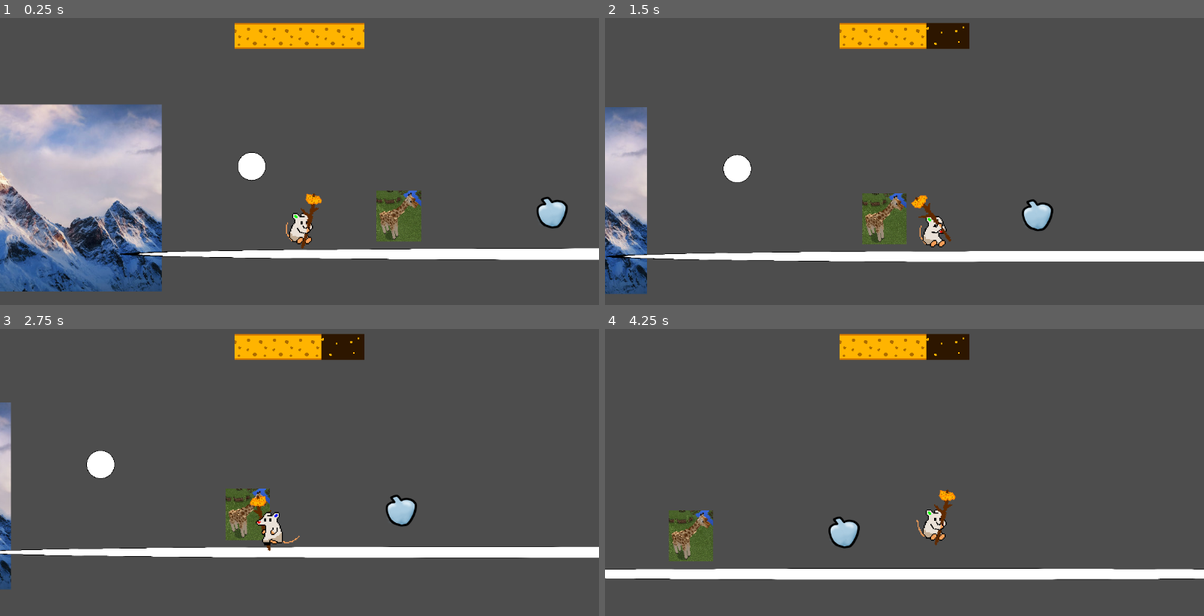
Above: before the commit, frames 1-4 (two rows, left to right).
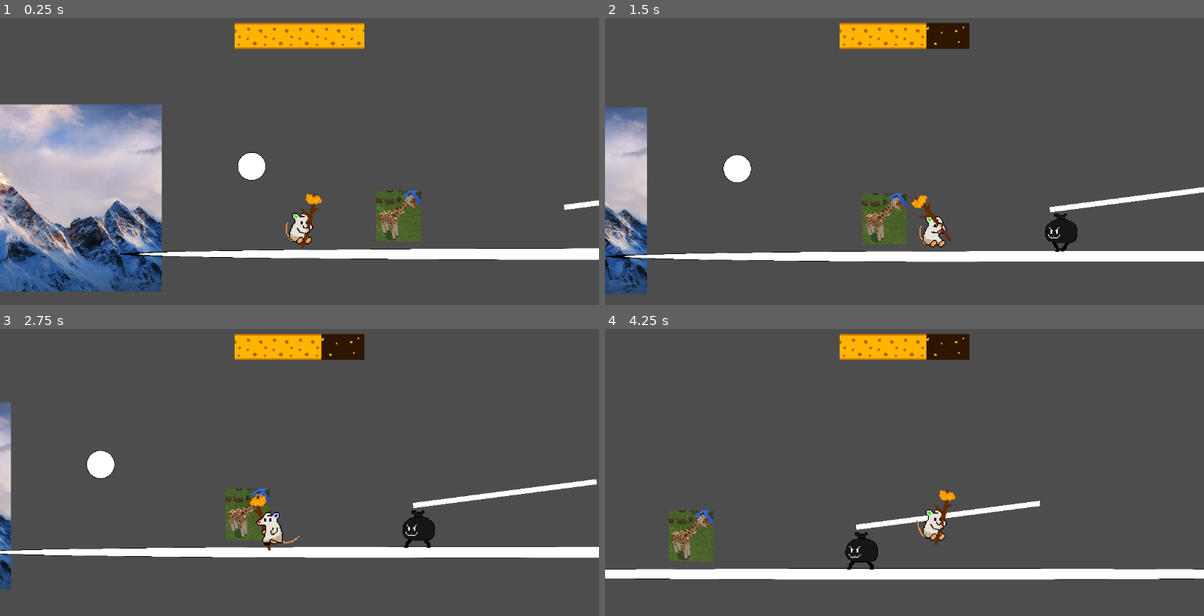
Above: after the commit, the same moments.

Repository: Jedikoops/gamejam
Game: Godot game, scene res://prefabs/guybigsticl.tscn
Two runs of this game, one before a commit and one after it. Both use one fixed random seed, a clock stepped at 60 frames per second and the inputs below.
Inputs:
- Up to frame 1 (0.25 s): no input
- Up to frame 2 (1.5 s): hold E (Interact) 0.53-1.28 s; hold D (move_right) from 0.53 s (still down); tap Space (jump) at 0.77 s; tap R (attack) at 1.35 s
- Up to frame 3 (2.75 s): tap Space (jump) at 1.52 s; release D (move_right) at 2.03 s; hold A (move_left) from 2.03 s (still down); hold E (Interact) from 2.03 s (still down)
- Up to frame 4 (4.25 s): release A (move_left) at 2.78 s; release E (Interact) at 2.78 s; hold D (move_right) from 2.78 s (still down); tap R (attack) at 2.85 s; tap Space (jump) at 3.02, 3.77 s; hold E (Interact) from 3.53 s (still down)

The runs differ from the first frame. In frame 1, 0.5% of the frame differs, in the area x 89-100%, y 62-74%; in frame 2, 1.4%; in frame 3, 1.4%, in the area x 64-100%, y 52-77%; in frame 4, 1.4%.

Commit message:
garbage patrol working

Diff:
--- a/garbage can/trashbag.gd
+++ /dev/null
@@ -1,11 +0,0 @@
-extends Area2D
-
-
-# Called when the node enters the scene tree for the first time.
-func _ready() -> void:
-	pass # Replace with function body.
-
-
-# Called every frame. 'delta' is the elapsed time since the previous frame.
-func _process(delta: float) -> void:
-	pass
--- a/prefabs/guybigsticl.tscn
+++ b/prefabs/guybigsticl.tscn
@@ -9,8 +9,9 @@
 [ext_resource type="AudioStream" uid="uid://ptj4k3es8qp4" path="res://bonksf.mp3" id="5_ic1wf"]
 [ext_resource type="PackedScene" uid="uid://boe08j1nsmg2b" path="res://prefabs/player_body.tscn" id="6_r405y"]
 [ext_resource type="Script" uid="uid://cxovqajwuebwv" path="res://scripts/reactive_text.gd" id="7_tl8b1"]
-[ext_resource type="Texture2D" uid="uid://c75p5haimuao3" path="res://apple.png" id="10_06i16"]
-[ext_resource type="Script" uid="uid://dpxqhvq5ks8de" path="res://garbage can/trashbag.gd" id="10_ic1wf"]
+[ext_resource type="Script" uid="uid://betl1i82l8ml7" path="res://scripts/enemy_hurt_component.gd" id="8_r405y"]
+[ext_resource type="Script" uid="uid://dpxqhvq5ks8de" path="res://scripts/trashbag.gd" id="10_ic1wf"]
+[ext_resource type="Texture2D" uid="uid://da330djd8oj53" path="res://garbage can/GarbageWalk.png" id="12_r405y"]
 
 [sub_resource type="RectangleShape2D" id="RectangleShape2D_r43ak"]
 size = Vector2(535, 20)
@@ -84,8 +85,61 @@
 [sub_resource type="CircleShape2D" id="CircleShape2D_4np2h"]
 radius = 22.2036
 
+[sub_resource type="AtlasTexture" id="AtlasTexture_r405y"]
+atlas = ExtResource("12_r405y")
+region = Rect2(0, 0, 256, 256)
+
+[sub_resource type="AtlasTexture" id="AtlasTexture_tl8b1"]
+atlas = ExtResource("12_r405y")
+region = Rect2(256, 0, 256, 256)
+
+[sub_resource type="AtlasTexture" id="AtlasTexture_nrrmd"]
+atlas = ExtResource("12_r405y")
+region = Rect2(0, 256, 256, 256)
+
+[sub_resource type="AtlasTexture" id="AtlasTexture_5kmqt"]
+atlas = ExtResource("12_r405y")
+region = Rect2(256, 256, 256, 256)
+
+[sub_resource type="AtlasTexture" id="AtlasTexture_h6013"]
+atlas = ExtResource("12_r405y")
+region = Rect2(0, 512, 256, 256)
+
+[sub_resource type="AtlasTexture" id="AtlasTexture_eir1n"]
+atlas = ExtResource("12_r405y")
+region = Rect2(256, 512, 256, 256)
+
+[sub_resource type="SpriteFrames" id="SpriteFrames_pk8uv"]
+animations = [{
+"frames": [{
+"duration": 1.0,
+"texture": SubResource("AtlasTexture_r405y")
+}, {
+"duration": 1.0,
+"texture": SubResource("AtlasTexture_tl8b1")
+}, {
+"duration": 1.0,
+"texture": SubResource("AtlasTexture_nrrmd")
+}, {
+"duration": 1.0,
+"texture": SubResource("AtlasTexture_5kmqt")
+}, {
+"duration": 1.0,
+"texture": SubResource("AtlasTexture_h6013")
+}, {
+"duration": 1.0,
+"texture": SubResource("AtlasTexture_eir1n")
+}],
+"loop": true,
+"name": &"default",
+"speed": 8.0
+}]
+
 [sub_resource type="CircleShape2D" id="CircleShape2D_06i16"]
 radius = 37.0
+
+[sub_resource type="RectangleShape2D" id="RectangleShape2D_r405y"]
+size = Vector2(240, 72)
 
 [node name="Node2D" type="Node2D"]
 
@@ -103,6 +157,8 @@
 [node name="Floor" type="StaticBody2D" parent="."]
 position = Vector2(905, 355)
 scale = Vector2(3.56, 1)
+collision_layer = 3
+collision_mask = 3
 
 [node name="CollisionShape2D" type="CollisionShape2D" parent="Floor"]
 position = Vector2(-3, 0)
@@ -144,8 +200,11 @@
 [node name="CollisionShape2D" type="CollisionShape2D" parent="Giraffe/HitBox"]
 shape = SubResource("RectangleShape2D_40m2s")
 
-[node name="AudioStreamPlayer" type="AudioStreamPlayer" parent="Giraffe"]
+[node name="enemy_hurt" type="AudioStreamPlayer" parent="Giraffe" node_paths=PackedStringArray("anim")]
 stream = ExtResource("5_ic1wf")
+script = ExtResource("8_r405y")
+anim = NodePath("../AnimGiraffe")
+metadata/_custom_type_script = "uid://betl1i82l8ml7"
 
 [node name="PlayerBody" parent="." instance=ExtResource("6_r405y")]
 position = Vector2(284, 274)
@@ -185,18 +244,47 @@
 scale = Vector2(0.08, 0.08)
 texture = ExtResource("2_4np2h")
 
-[node name="Area2D" type="Area2D" parent="."]
-position = Vector2(770, 275)
+[node name="GarbageEnemy" type="Node" parent="."]
+
+[node name="GarbageBag" type="CharacterBody2D" parent="GarbageEnemy"]
+position = Vector2(999, 149)
+collision_layer = 2
+collision_mask = 2
 script = ExtResource("10_ic1wf")
 
-[node name="Sprite2D" type="Sprite2D" parent="Area2D"]
-texture = ExtResource("10_06i16")
-
-[node name="CollisionShape2D" type="CollisionShape2D" parent="Area2D"]
+[node name="Line2D" type="Line2D" parent="GarbageEnemy/GarbageBag"]
+top_level = true
+points = PackedVector2Array(1146, 219, 793, 265)
+metadata/_edit_lock_ = true
+
+[node name="Sprite2D" type="AnimatedSprite2D" parent="GarbageEnemy/GarbageBag"]
+position = Vector2(0, -5)
+scale = Vector2(0.39, 0.39)
+sprite_frames = SubResource("SpriteFrames_pk8uv")
+autoplay = "default"
+frame_progress = 0.639586
+flip_h = true
+
+[node name="CollisionShape2D" type="CollisionShape2D" parent="GarbageEnemy/GarbageBag"]
 shape = SubResource("CircleShape2D_06i16")
 
+[node name="enemy_hurt" type="AudioStreamPlayer" parent="GarbageEnemy/GarbageBag"]
+stream = ExtResource("5_ic1wf")
+script = ExtResource("8_r405y")
+metadata/_custom_type_script = "uid://betl1i82l8ml7"
+
+[node name="detect_player" type="Area2D" parent="GarbageEnemy/GarbageBag"]
+position = Vector2(1, -23)
+
+[node name="CollisionShape2D" type="CollisionShape2D" parent="GarbageEnemy/GarbageBag/detect_player"]
+position = Vector2(67, 24)
+shape = SubResource("RectangleShape2D_r405y")
+debug_color = Color(0.943319, 0.73952, 0.900685, 0.42)
+
 [connection signal="body_entered" from="Giraffe/HurtPlayer" to="Giraffe/HurtPlayer" method="_on_body_entered"]
+[connection signal="ded" from="Giraffe/enemy_hurt" to="Giraffe" method="_on_enemy_hurt_ded"]
 [connection signal="player_ouchie" from="PlayerBody" to="UI" method="_on_player_body_player_ouchie"]
 [connection signal="body_entered" from="Reactive Text" to="Reactive Text" method="_on_body_entered"]
 [connection signal="body_exited" from="Reactive Text" to="Reactive Text" method="_on_body_exited"]
 [connection signal="body_entered" from="HurtPlayer" to="HurtPlayer" method="_on_body_entered"]
+[connection signal="body_entered" from="GarbageEnemy/GarbageBag/detect_player" to="GarbageEnemy/GarbageBag" method="_on_detect_player_body_entered"]
--- a/prefabs/player_body.tscn
+++ b/prefabs/player_body.tscn
@@ -547,12 +547,13 @@
 [node name="CollisionShape2D" type="CollisionShape2D" parent="."]
 shape = SubResource("CircleShape2D_n5ntd")
 
-[node name="Area2D" type="Area2D" parent="."]
+[node name="DialougeTrigger" type="Area2D" parent="."]
 collision_layer = 128
 collision_mask = 0
 
-[node name="CollisionShape2D" type="CollisionShape2D" parent="Area2D"]
+[node name="CollisionShape2D" type="CollisionShape2D" parent="DialougeTrigger"]
 shape = SubResource("CircleShape2D_kf6ff")
 
 [connection signal="player_dead" from="." to="." method="_on_player_dead"]
 [connection signal="area_entered" from="PlayerAnchor/Shoulder/WeaponAnchor/Area2D" to="." method="_on_area_2d_area_entered"]
+[connection signal="body_entered" from="PlayerAnchor/Shoulder/WeaponAnchor/Area2D" to="." method="_on_area_2d_body_entered"]
--- /dev/null
+++ b/scripts/enemy_hurt_component.gd
@@ -0,0 +1,17 @@
+extends AudioStreamPlayer
+class_name enemy_hurt
+@export var anim: AnimationPlayer
+
+var health = 3
+signal ded
+
+func _hurt(value: int):
+	health -= value
+	if(anim != null):
+		anim.play("hurt")
+	play()
+	if(health <= 0):
+		_dead()
+
+func _dead():
+	ded.emit()
--- a/scripts/giraffe.gd
+++ b/scripts/giraffe.gd
@@ -1,21 +1,12 @@
 extends Node2D
 class_name giraffe
-@onready var anim_giraffe: AnimationPlayer = $AnimGiraffe
-@onready var bonk: AudioStreamPlayer = $AudioStreamPlayer
 
-var health = 3
-# Called when the node enters the scene tree for the first time.
-func _ready() -> void:
-	pass # Replace with function body.
+@onready var enemy_hurt: enemy_hurt = $enemy_hurt
 
 
-# Called every frame. 'delta' is the elapsed time since the previous frame.
-func _process(delta: float) -> void:
-	pass
+func _on_enemy_hurt_ded() -> void:
+	print("i died")
 
-func _hurt(value: int):
-	health -= value
-	anim_giraffe.play("hurt")
-	bonk.play()
-	if(health <= 0):
-		queue_free() #this cancels out the last sound because the sound is coming f rom the gi raff
+
+func _hurt(value):
+	enemy_hurt._hurt(value)
--- a/scripts/player_body.gd
+++ b/scripts/player_body.gd
@@ -155,3 +155,7 @@
 
 func _on_player_dead() -> void:
 	print("i am dead")
+
+
+func _on_area_2d_body_entered(body: Node2D) -> void:
+	body._hurt(damage)
--- /dev/null
+++ b/scripts/trashbag.gd
@@ -0,0 +1,53 @@
+extends CharacterBody2D
+@onready var sprite: AnimatedSprite2D = $Sprite2D
+@onready var enemy_hurt: enemy_hurt = $enemy_hurt
+@onready var detect_player: Area2D = $detect_player
+
+@onready var line_2d: Line2D = $Line2D
+var time: float
+var prev_xpos: float
+var sprite_xscale
+const SPEED = 200
+var target: PlayerBody
+var patrol
+
+# Called when the node enters the scene tree for the first time.
+func _ready() -> void:
+	patrol = true
+	position.x = line_2d.points[0].x
+	time = 0
+	sprite_xscale = sprite.scale.x
+	sprite.flip_h = true
+
+# Called every frame. 'delta' is the elapsed time since the previous frame.
+func _process(delta: float) -> void:
+	if(target != null):
+		patrol = false
+
+	if(patrol):
+		time += delta * SPEED * 1/abs(line_2d.points[0].x-line_2d.points[1].x)
+		prev_xpos = position.x
+		velocity.y += get_gravity().y * delta
+		position.x = _cubic(line_2d.points[0].x, line_2d.points[1].x, abs(fmod(time, 2)-1))
+		sprite.scale.x = move_toward(sprite.scale.x, sign(fmod(time, 2)-1)*abs(sprite_xscale), 10*delta)
+		detect_player.scale.x = sign(sprite.scale.x)
+	else:
+		sprite.scale.x = -sprite_xscale
+
+	move_and_slide()
+
+func _lerp(a:float, b:float, t:float):
+	return (1-t)*a + t*b
+
+func _cubic(a:float, b:float, t:float):
+	return pow(t,2)*(3-2*t)*(abs(a-b)) + b
+
+func _hurt(number):
+	enemy_hurt._hurt(number)
+
+
+func _on_detect_player_body_entered(body: Node2D) -> void:
+
+	if body.name == "PlayerBody":
+		target = body
+		print("found_you")
Binary file added: garbage can/GarbageAttackSet.png
Not shown, added: garbage can/GarbageAttackSet.png.import
Binary file added: garbage can/GarbageWalk.png
Not shown, added: garbage can/GarbageWalk.png.import
Not shown: 1 places in prefabs/guybigsticl.tscn that only renumber resources
Not shown, added: scripts/enemy_hurt_component.gd.uid
Renamed: garbage can/trashbag.gd.uid -> scripts/trashbag.gd.uid
